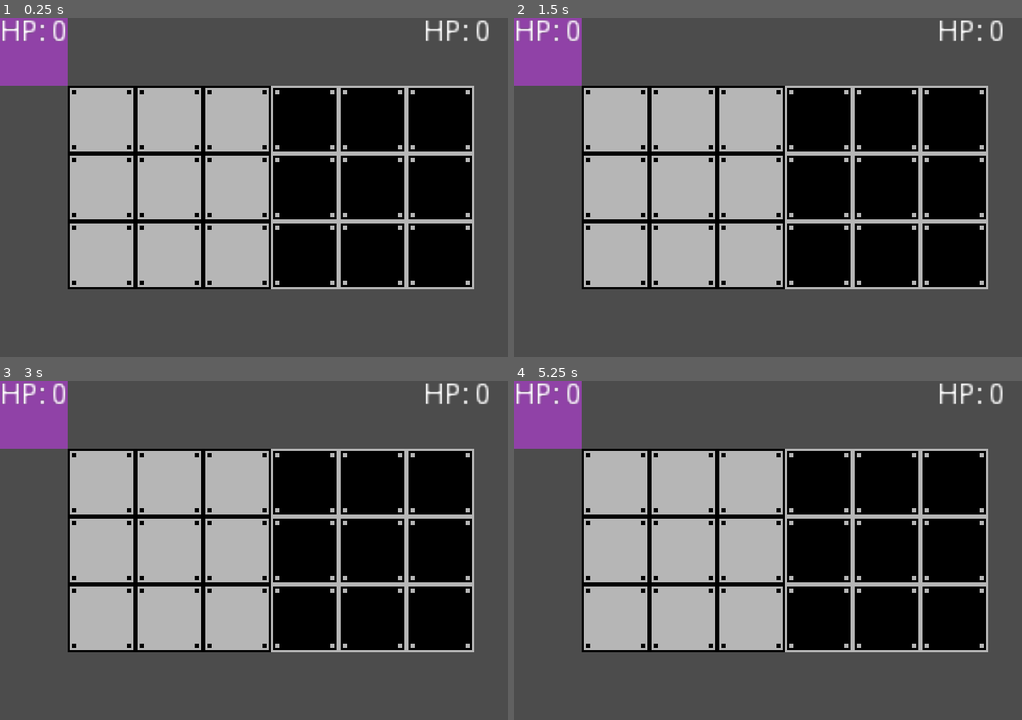
Above: before the commit, frames 1-4 (two rows, left to right).
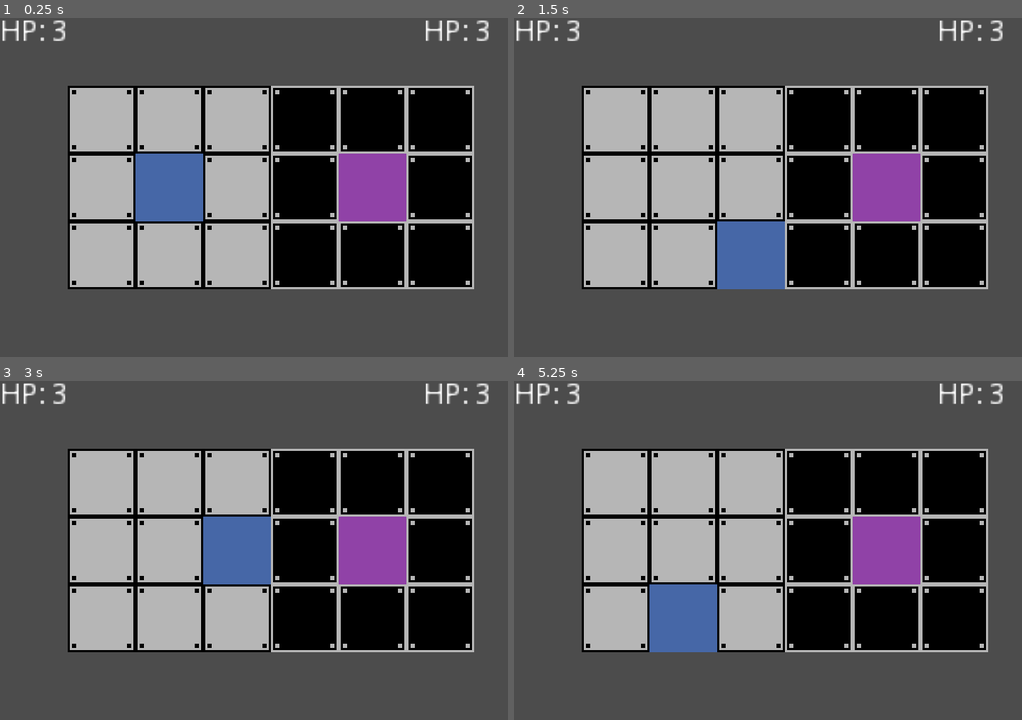
Above: after the commit, the same moments.

Repository: CaresleGames/Tactics
Game: Godot game, scene res://src/Test/BattleZone.tscn
Same seed, same stepped clock (60 frames per second), same inputs: the game is played once before the commit and once after it. The project has no main scene, so this scene is started directly.
Inputs:
- Up to frame 1 (0.25 s): no input
- Up to frame 2 (1.5 s): tap Enter (ui_accept) at 0.5, 0.77, 1.25 s; hold Right (ui_right) 0.53-1.28 s; hold Down (ui_down) from 1.28 s (still down)
- Up to frame 3 (3 s): tap Enter (ui_accept) at 1.52, 2, 2.75 s; release Down (ui_down) at 2.03 s; hold Right (ui_right) 2.03-2.78 s; hold Up (ui_up) from 2.78 s (still down)
- Up to frame 4 (5.25 s): tap Enter (ui_accept) at 3.02, 3.5, 3.77, 4.25, 4.52 s; release Up (ui_up) at 3.53 s; hold Left (ui_left) 3.53-5.03 s; hold Down (ui_down) from 5.03 s (still down)

The runs differ from the first frame. In frame 1, 8.0% of the frame differs, in the area x 0-97%, y 0-60%; in frame 2, 8.0%; in frame 3, 8.0%; in frame 4, 8.0%.
Error before the commit: Parse Error: Parse error: Unexpected '@' (res://src/Actor/PlayerBattle/PlayerBattle.gd:78)

Commit message:
Before Adding dialogic

Diff:
--- a/src/Actor/PlayerBattle/PlayerBattle.gd
+++ b/src/Actor/PlayerBattle/PlayerBattle.gd
@@ -75,7 +75,7 @@
 	if Input.is_action_just_pressed("ui_defense"):
 		emit_signal("defending")
 
-@Signal set_origin(position)
+# @Signal set_origin(position)
 """
 Updates the value of the variable origin
 """
--- a/src/Objects/BattleArea/BattleArea.gd
+++ b/src/Objects/BattleArea/BattleArea.gd
@@ -18,7 +18,7 @@
 	"""
 
 	var data = {
-		"pos": body.position,
+		"pos": body.global_position,
 		"node_name": name,
 		"scene": get_tree().current_scene.filename,
 		"trigger": id
